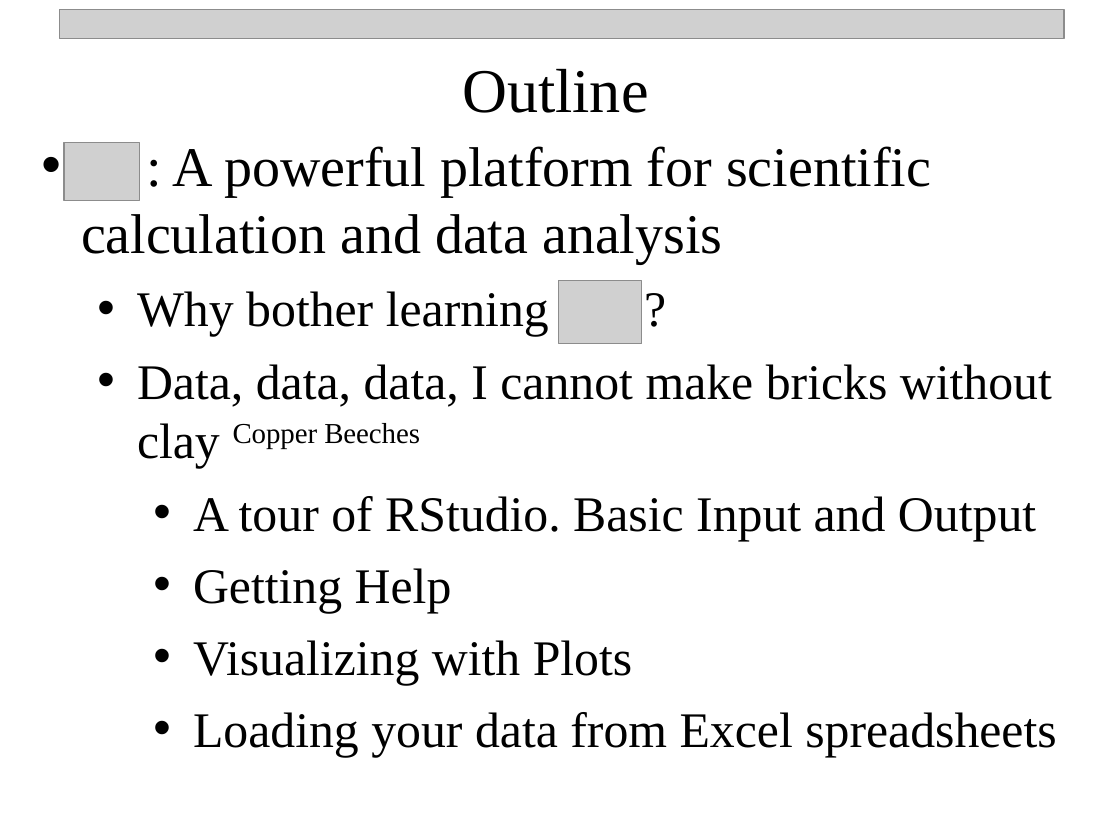
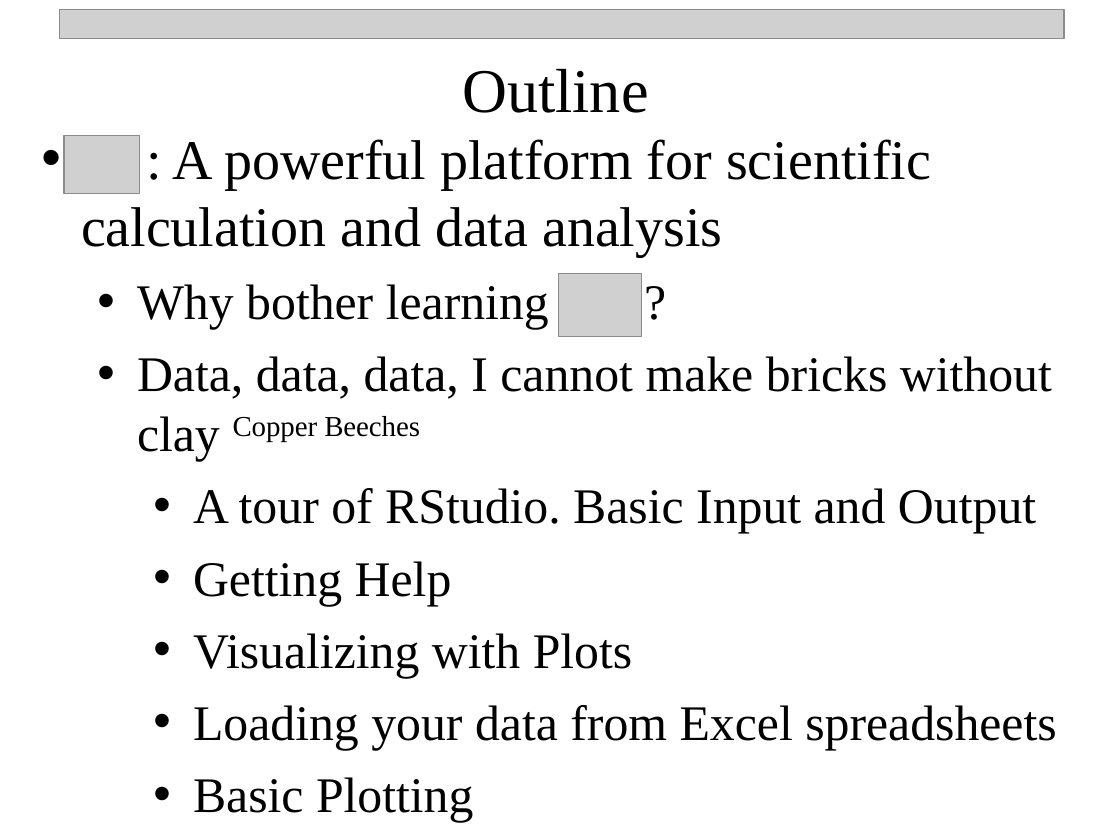
Before and after one commit to npetraco/workshop21, a slide deck: slide 2 of notes/day_1.pptx. Drawn at 1120x840 pixels with LibreOffice and Linux fonts; fonts in the diff are those of the drawing; grey boxes stand for pictures. Boxes give left, top, right and bottom in pixels: in the first picture for what was removed or moved away, otherwise in the second. Text is boxed around its words. In the diff, an @@ line names an element or a change of style, - is before the commit and + after.

```diff
--- a/notes/day_1.pptx
+++ b/notes/day_1.pptx
@@ text "R : A powerful platform ...": place and size @@
-text "R : A powerful platform ..." at [81,142,1056,757]
+text "R : A powerful platform ..." at [81,135,1056,822]
@@ picture: place and size @@
-picture at [64,142,140,200]
+picture at [64,136,140,194]
@@ picture: place and size @@
-picture at [559,281,642,344]
+picture at [559,273,642,336]
@@ text at [193,777,474,822]: paragraph added @@
+    • Basic Plotting
```
Also in this commit, not shown: 8 other slides changed, 4 other files.
